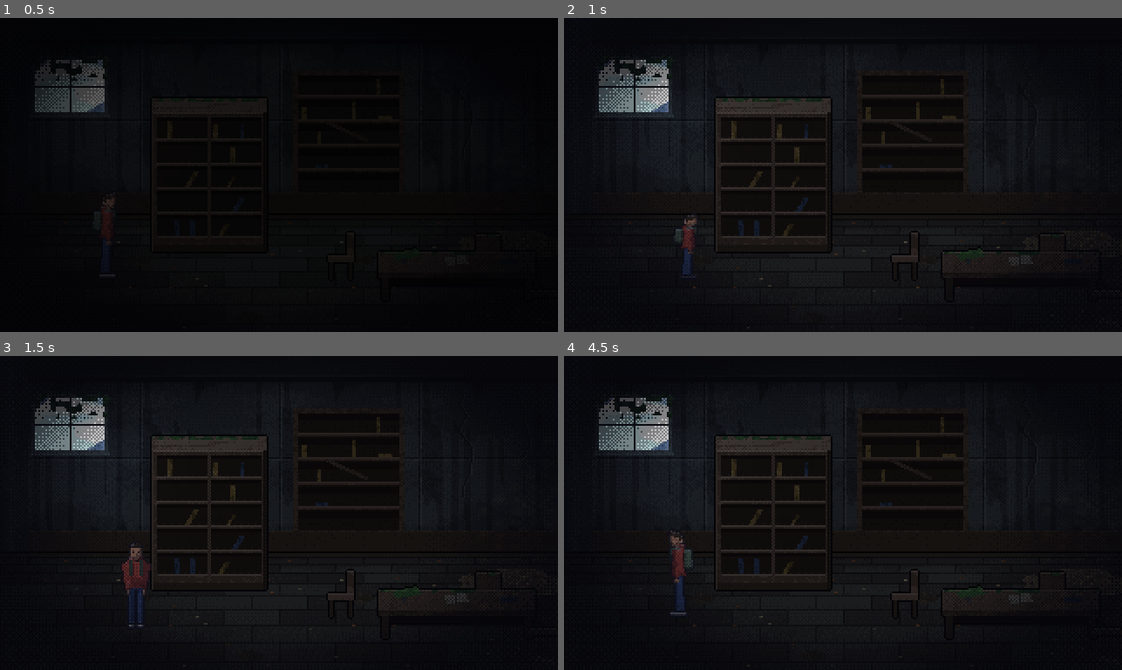
Above: before the commit, frames 1-4 (two rows, left to right).
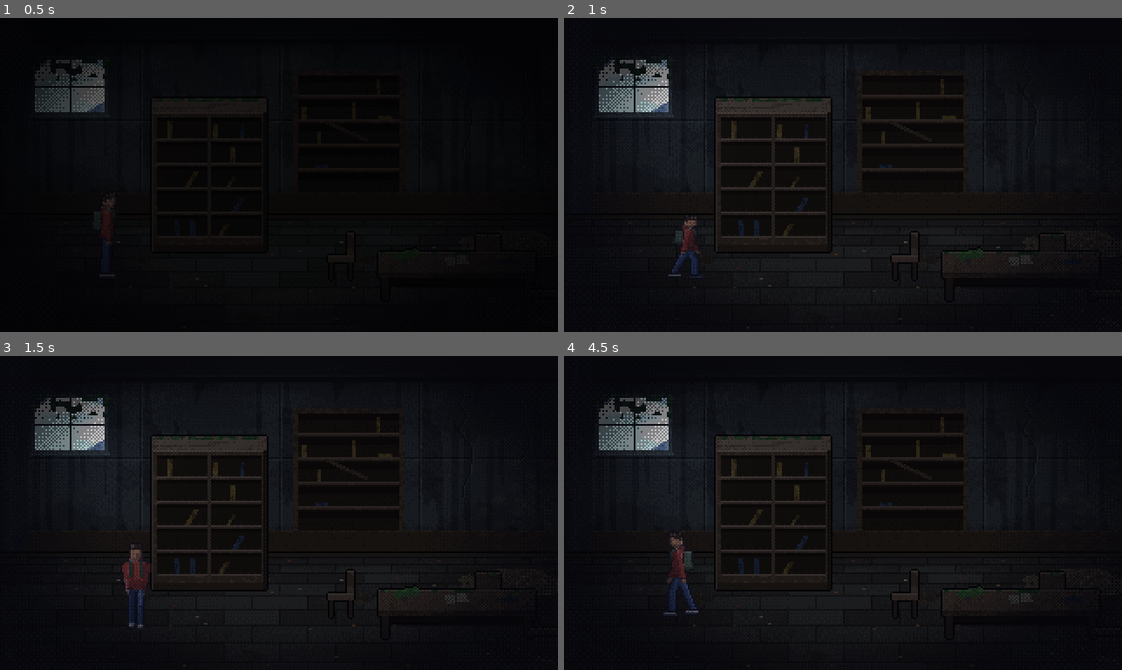
Above: after the commit, the same moments.

Repository: DaviiMiranda/Projeto_thegame
Game: Godot game, scene res://cenas/salas/sala_exemplo.tscn
Two runs of this game, one before a commit and one after it. Both use one fixed random seed, a clock stepped at 60 frames per second and the inputs below. This scene is started directly instead of the project's main scene.
Inputs (mouse positions are in pixels of both pictures, inside the frame that each line leads up to):
- Up to frame 1 (0.5 s): no input
- Up to frame 2 (1 s): move the mouse to (965, 159) at 0.52 s; hold D (mover_direita) from 0.53 s (still down); hold Ctrl (agachar) from 0.53 s (still down)
- Up to frame 3 (1.5 s): move the mouse to (167, 528) at 1.27 s; release D (mover_direita) at 1.28 s; release Ctrl (agachar) at 1.28 s; hold S (mover_baixo) from 1.28 s (still down); tap Shift (correr) at 1.35 s
- Up to frame 4 (4.5 s): move the mouse to (898, 443) at 2.02 s; release S (mover_baixo) at 2.03 s; hold D (mover_direita) 2.03-2.78 s; hold Ctrl (agachar) 2.03-2.78 s; move the mouse to (815, 575) at 2.77 s; hold W (mover_cima) 2.78-3.53 s; tap Shift (correr) at 2.85, 4.35 s; move the mouse to (1010, 560) at 3.52 s; hold Ctrl (agachar) 3.53-4.28 s; hold A (mover_esquerda) from 3.53 s (still down); move the mouse to (675, 465) at 4.27 s

Frame 1 is identical in both runs. In frame 2, 0.3% of the frame differs, in the area x 18-25%, y 62-83%; in frame 3, less than 0.1%; in frame 4, 0.4%, in the area x 17-25%, y 55-83%.

Commit message:
feat: animação de andar do Gabriel, com o quadro pela distância andada
Co-Authored-By: Claude Opus 5.5 <noreply@anthropic.com>

Diff:
--- a/cenas/personagens/gabriel.tscn
+++ b/cenas/personagens/gabriel.tscn
@@ -5,6 +5,10 @@
 [ext_resource type="Texture2D" uid="uid://dalgjayecjuws" path="res://assets/sprites/personagens/gabriel/gabriel_frente.png" id="3_frente"]
 [ext_resource type="Texture2D" uid="uid://cibhrwpnun6yk" path="res://assets/sprites/personagens/gabriel/gabriel_tres_quartos.png" id="4_tres_quartos"]
 [ext_resource type="Texture2D" uid="uid://dso2bjj18huw" path="res://assets/sprites/personagens/gabriel/gabriel_costas.png" id="5_costas"]
+[ext_resource type="Texture2D" uid="uid://c5pjxkes74vui" path="res://assets/sprites/personagens/gabriel/gabriel_andar_lado.png" id="6_andar_lado"]
+[ext_resource type="Texture2D" uid="uid://bfnasxidop1h3" path="res://assets/sprites/personagens/gabriel/gabriel_andar_frente.png" id="7_andar_frente"]
+[ext_resource type="Texture2D" uid="uid://cd2soanlsrjhh" path="res://assets/sprites/personagens/gabriel/gabriel_andar_tres_quartos.png" id="8_andar_tres_quartos"]
+[ext_resource type="Texture2D" uid="uid://bih57v0igrnp5" path="res://assets/sprites/personagens/gabriel/gabriel_andar_costas.png" id="9_andar_costas"]
 
 [sub_resource type="RectangleShape2D" id="RectangleShape2D_pes"]
 size = Vector2(12, 4)
@@ -16,6 +20,10 @@
 sprite_frente = ExtResource("3_frente")
 sprite_tres_quartos = ExtResource("4_tres_quartos")
 sprite_costas = ExtResource("5_costas")
+andar_lado = ExtResource("6_andar_lado")
+andar_frente = ExtResource("7_andar_frente")
+andar_tres_quartos = ExtResource("8_andar_tres_quartos")
+andar_costas = ExtResource("9_andar_costas")
 
 [node name="Sprite2D" type="Sprite2D" parent="."]
 texture = ExtResource("2_sprite")
--- a/scripts/personagens/gabriel.gd
+++ b/scripts/personagens/gabriel.gd
@@ -42,11 +42,30 @@
 @export var sprite_tres_quartos: Texture2D
 @export var sprite_costas: Texture2D
 
+@export_group("Caminhada")
+## Tiras com os quadros da caminhada, lado a lado, uma para cada vista.
+@export var andar_lado: Texture2D
+@export var andar_frente: Texture2D
+@export var andar_tres_quartos: Texture2D
+@export var andar_costas: Texture2D
+## Quantos quadros cada tira tem.
+@export var quadros_andar: int = 6
+## Quantos pixels ele anda a cada quadro da caminhada. O quadro avança pela
+## DISTÂNCIA andada, e não pelo tempo: correndo, a animação acelera sozinha;
+## agachado, fica mais lenta; batendo numa estante, para. Com ~5,5 px o pé
+## acompanha o chão sem "patinar" (um ciclo de dois passos tem ~34 px).
+@export var px_por_quadro: float = 5.5
+
 ## Verdadeiro enquanto o jogador segura a tecla de agachar.
 var agachado := false
 ## Verdadeiro enquanto ele está correndo (e se mexendo). O papel 2 vai usar
 ## isso para a estamina e o barulho dos passos.
 var correndo := false
+
+## Para qual lado ele está virado: "lado", "frente", "tres_quartos" ou "costas".
+var vista := "lado"
+## Distância andada desde que começou a andar (escolhe o quadro).
+var _distancia := 0.0
 
 @onready var sprite: Sprite2D = $Sprite2D
 
@@ -57,7 +76,7 @@
 	motion_mode = CharacterBody2D.MOTION_MODE_FLOATING
 
 
-func _physics_process(_delta: float) -> void:
+func _physics_process(delta: float) -> void:
 	# get_vector junta as 4 teclas num vetor (x, y), cada eixo de -1 a 1.
 	# Na diagonal ele daria (1, 1), de comprimento √2 ≈ 1,41: andaria 41%
 	# mais rápido. get_vector já corrige isso, "normalizando": se o
@@ -80,7 +99,10 @@
 	# em vez de parar seco (é o que deixa ele "raspar" na estante).
 	move_and_slide()
 
-	_virar_sprite(direcao)
+	_virar(direcao)
+	# get_real_velocity é quanto ele REALMENTE andou: se esbarrou numa
+	# estante, é menos do que o jogador pediu, e as pernas param junto.
+	_animar(get_real_velocity().length() * delta)
 
 	# Provisório até existir o sprite agachado: achata o desenho.
 	sprite.scale.y = 0.75 if agachado else 1.0
@@ -91,19 +113,39 @@
 ##   para os lados     -> de lado       diagonal para a frente -> 3/4
 ## Na diagonal para o fundo ele fica de lado (não temos 3/4 de costas).
 ## Parado, ele continua virado para onde estava.
-func _virar_sprite(direcao: Vector2) -> void:
+func _virar(direcao: Vector2) -> void:
 	if direcao == Vector2.ZERO:
 		return
-	var textura: Texture2D
 	if direcao.x == 0.0:
-		textura = sprite_frente if direcao.y > 0.0 else sprite_costas
+		vista = "frente" if direcao.y > 0.0 else "costas"
 	elif direcao.y > 0.0:
-		textura = sprite_tres_quartos
+		vista = "tres_quartos"
 	else:
-		textura = sprite_lado
-	if textura:
-		sprite.texture = textura
+		vista = "lado"
 	# Lado e 3/4 olham para a direita; espelha quando anda para a esquerda.
 	# Andando só para a frente/fundo, fica espelhado como estava.
 	if direcao.x != 0.0:
 		sprite.flip_h = direcao.x < 0.0
+
+
+## Andando: mostra a tira da caminhada da vista atual, no quadro que
+## corresponde à distância andada. Parado: volta para o sprite parado.
+func _animar(andou: float) -> void:
+	var parado := {"lado": sprite_lado, "frente": sprite_frente,
+			"tres_quartos": sprite_tres_quartos, "costas": sprite_costas}
+	var andando := {"lado": andar_lado, "frente": andar_frente,
+			"tres_quartos": andar_tres_quartos, "costas": andar_costas}
+	var tira: Texture2D = andando[vista]
+	if andou > 0.01 and tira:
+		_distancia += andou
+		sprite.texture = tira
+		sprite.hframes = quadros_andar
+		# O resto da divisão (%) faz a conta voltar ao quadro 0 depois do
+		# último: o ciclo se repete enquanto ele anda.
+		sprite.frame = int(_distancia / px_por_quadro) % quadros_andar
+	else:
+		_distancia = 0.0
+		sprite.hframes = 1
+		sprite.frame = 0
+		if parado[vista]:
+			sprite.texture = parado[vista]
